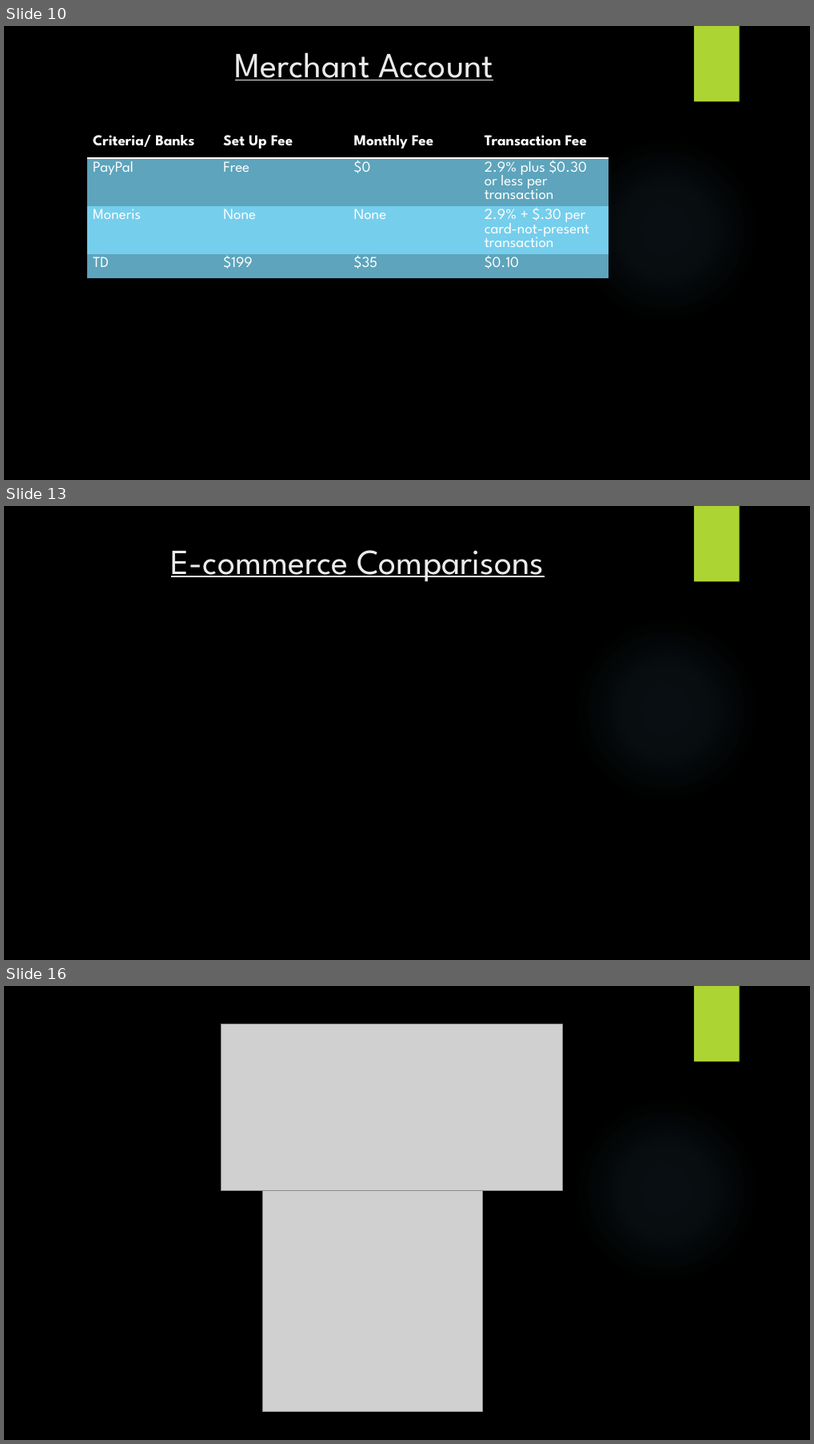
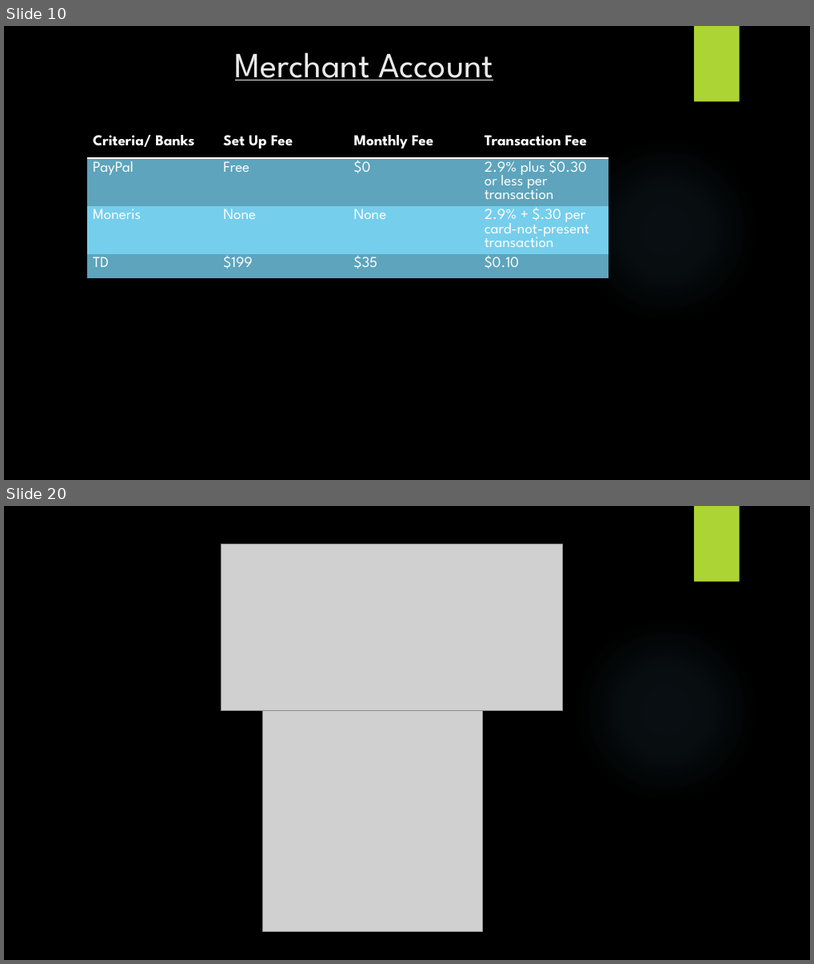
Before and after one commit to SAIT-OOSD-Team4/Group-Project, a slide deck: km3/KM3.pptx. Shown one above the other, each under a label of ours: slides 10, 13 and 16 before the commit, slides 10 and 20 after it; the slides between them are not shown. The pictures are 814x1444 and 814x964 pixels, drawn with LibreOffice and Linux fonts; fonts in the diff are those of the drawing; grey boxes stand for pictures; background and template pictures are left out. Boxes give left, top, right and bottom in pixels: in the first picture for what was removed or moved away, otherwise in the second. Text is boxed around its words. In the diff, an @@ line names an element or a change of style, - is before the commit and + after.

```diff
--- a/km3/KM3.pptx
+++ b/km3/KM3.pptx
@@ slide 13 removed at [4, 506, 810, 960], background picture (left out); not listed: 2 template elements that a slide beside it also shows @@
@@ title removed at [171, 550, 544, 581] @@
-E-commerce Comparisons
@@ what was slide 16 is now slide 20 @@
```
Also in this commit, not shown: 4 slides changed, 6 slides added, 1 other slide removed.
